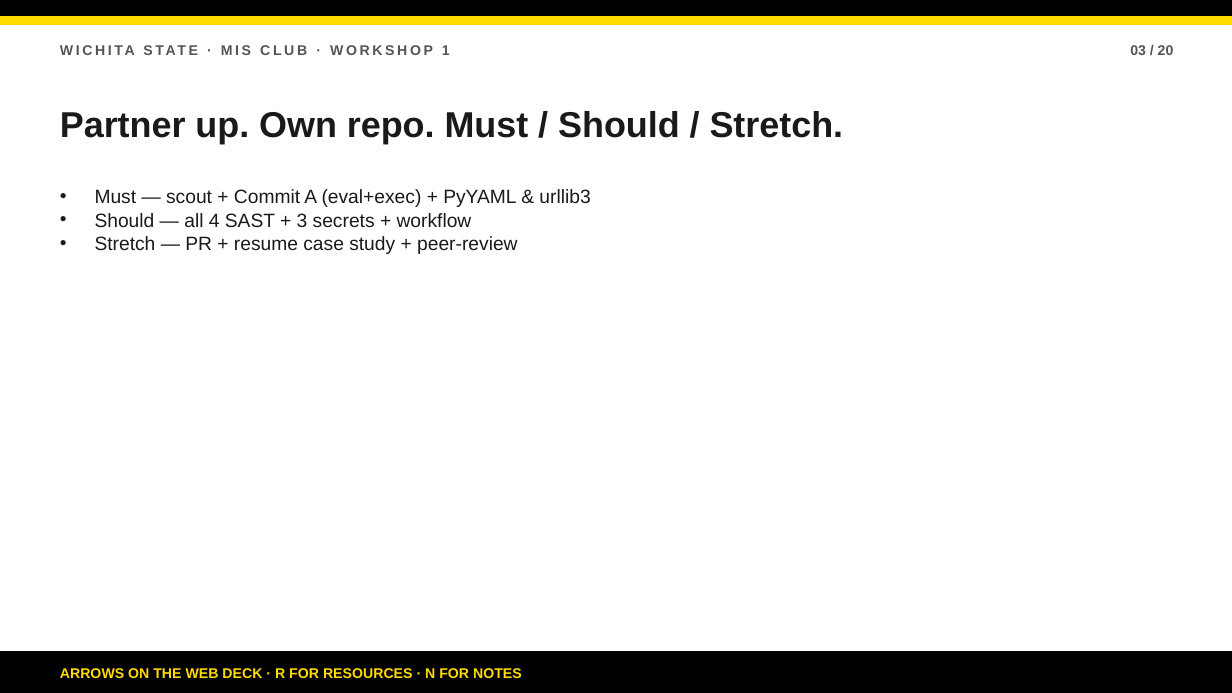
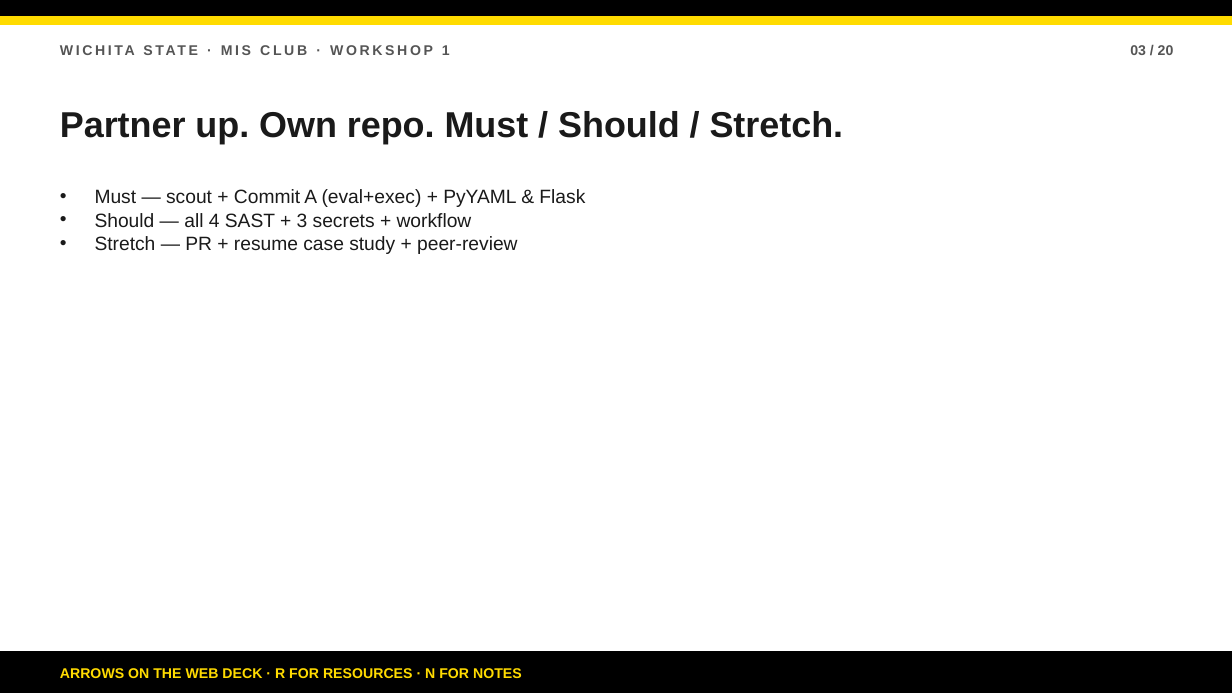
Before and after one commit to bsbcyber/workshop-site, a slide deck: slide 3 of Workshop-2-Secure-Development.pptx. Drawn at 1232x693 pixels with LibreOffice and Linux fonts; fonts in the diff are those of the drawing. Boxes give left, top, right and bottom in pixels: in the first picture for what was removed or moved away, otherwise in the second. Text is boxed around its words. In the diff, an @@ line names an element or a change of style, - is before the commit and + after.

Commit message:
Point Workshop 2 SCA steps at PyYAML and Flask.

```diff
--- a/Workshop-2-Secure-Development.pptx
+++ b/Workshop-2-Secure-Development.pptx
@@ text at <box>95,189,585,207</box>: text changed @@
-• Must — scout + Commit A (eval+exec) + PyYAML & urllib3
+• Must — scout + Commit A (eval+exec) + PyYAML & Flask
```
Also in this commit, not shown: 2 other slides changed, 5 other files.
